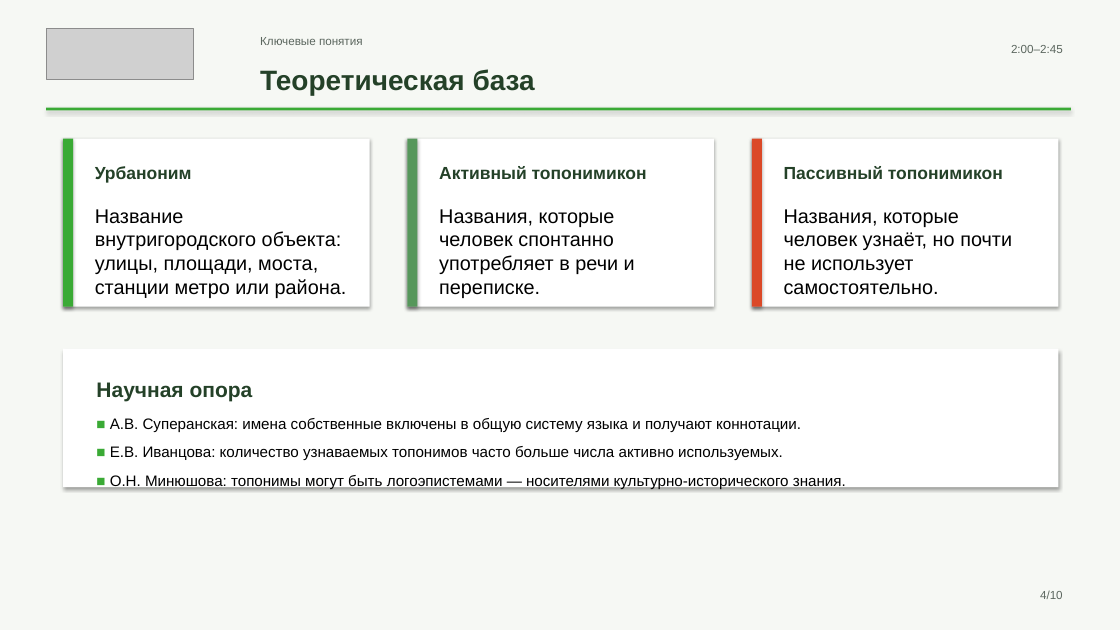
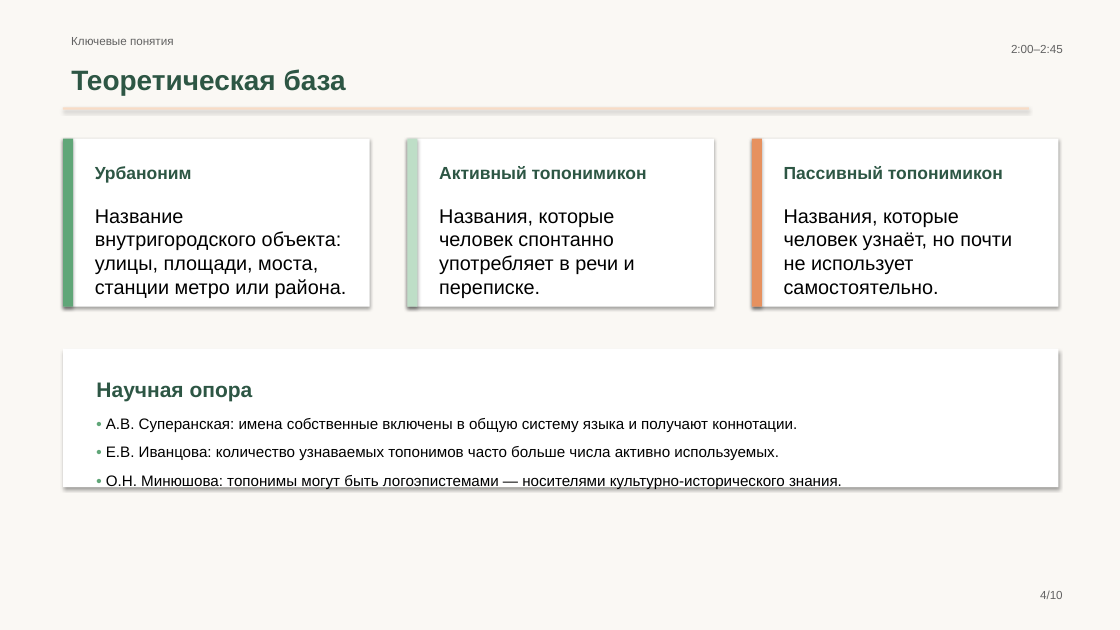
Before and after one commit to mdull2008/project, a slide deck: slide 4 of my_project.pptx. Drawn at 1120x630 pixels with LibreOffice and Linux fonts; fonts in the diff are those of the drawing; grey boxes stand for pictures. Boxes give left, top, right and bottom in pixels: in the first picture for what was removed or moved away, otherwise in the second. Text is boxed around its words. In the diff, an @@ line names an element or a change of style, - is before the commit and + after.

```diff
--- a/my_project.pptx
+++ b/my_project.pptx
@@ background #F6F8F4 to #FAF8F4 @@
@@ picture removed at (x1=46, y1=29, x2=193, y2=79) @@
@@ text "Ключевые понятия" moved from (x1=260, y1=37, x2=363, y2=45) to (x1=71, y1=37, x2=174, y2=45) @@
@@ text "Ключевые понятия" at (x1=71, y1=37, x2=174, y2=45): text colour #5C675F to #626262 @@
@@ text colour #244128 to #2D5644 in 5 elements at (x1=95, y1=166, x2=192, y2=183), (x1=439, y1=166, x2=647, y2=179), (x1=784, y1=166, x2=1003, y2=179), (x1=96, y1=382, x2=253, y2=401), (x1=71, y1=69, x2=346, y2=95) @@
@@ text "Теоретическая база" moved from (x1=260, y1=69, x2=535, y2=95) to (x1=71, y1=69, x2=346, y2=95) @@
@@ rectangle resized from (x1=46, y1=108, x2=1071, y2=111) to (x1=63, y1=108, x2=1029, y2=110) @@
@@ rectangle at (x1=63, y1=108, x2=1029, y2=110): fill #3AAA35 to #F8DCC6 @@
@@ rectangle at (x1=63, y1=139, x2=73, y2=307): fill #3AAA35 to #60A678 @@
@@ rectangle at (x1=408, y1=139, x2=418, y2=307): fill #56975B to #BEDEC7 @@
@@ rectangle at (x1=752, y1=139, x2=762, y2=307): fill #DB4928 to #E6915F @@
@@ text at (x1=106, y1=418, x2=842, y2=490): text changed @@
-■ А.В. Суперанская: имена собственные включены в общую систему языка и получают коннотации.
-■ Е.В. Иванцова: количество узнаваемых топонимов часто больше числа активно используемых.
-■ О.Н. Минюшова: топонимы могут быть логоэпистемами — носителями культурно-исторического знания.
+• А.В. Суперанская: имена собственные включены в общую систему языка и получают коннотации.
+• Е.В. Иванцова: количество узнаваемых топонимов часто больше числа активно используемых.
+• О.Н. Минюшова: топонимы могут быть логоэпистемами — носителями культурно-исторического знания.
```
Also in this commit, not shown: 9 other slides changed.
